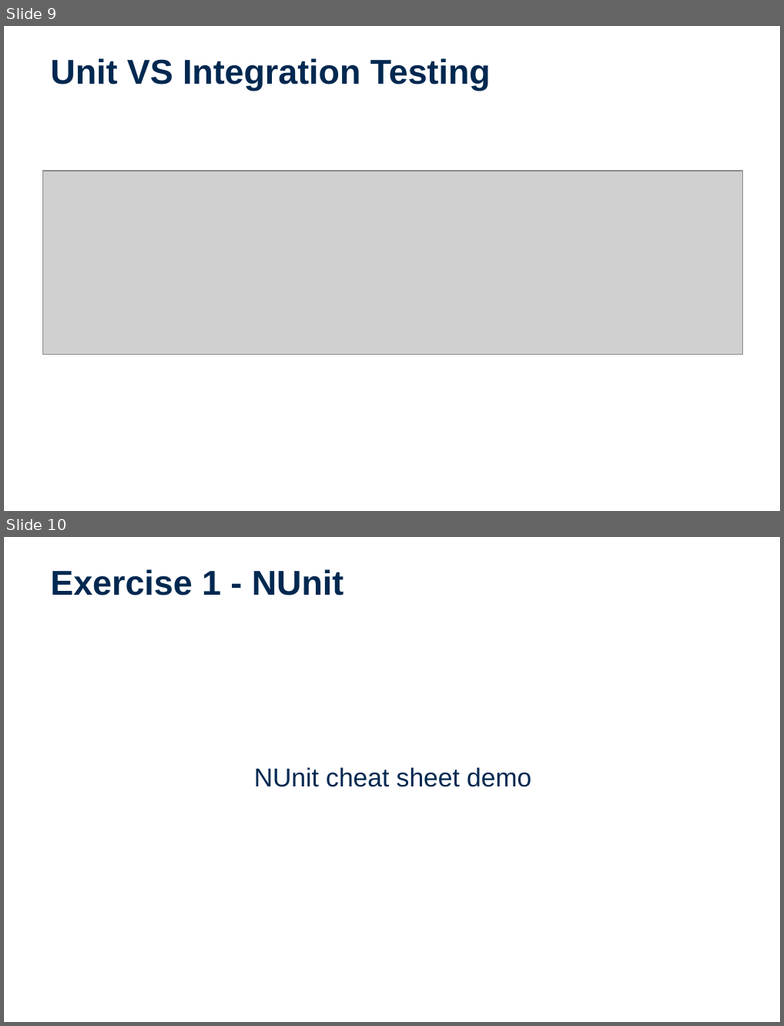
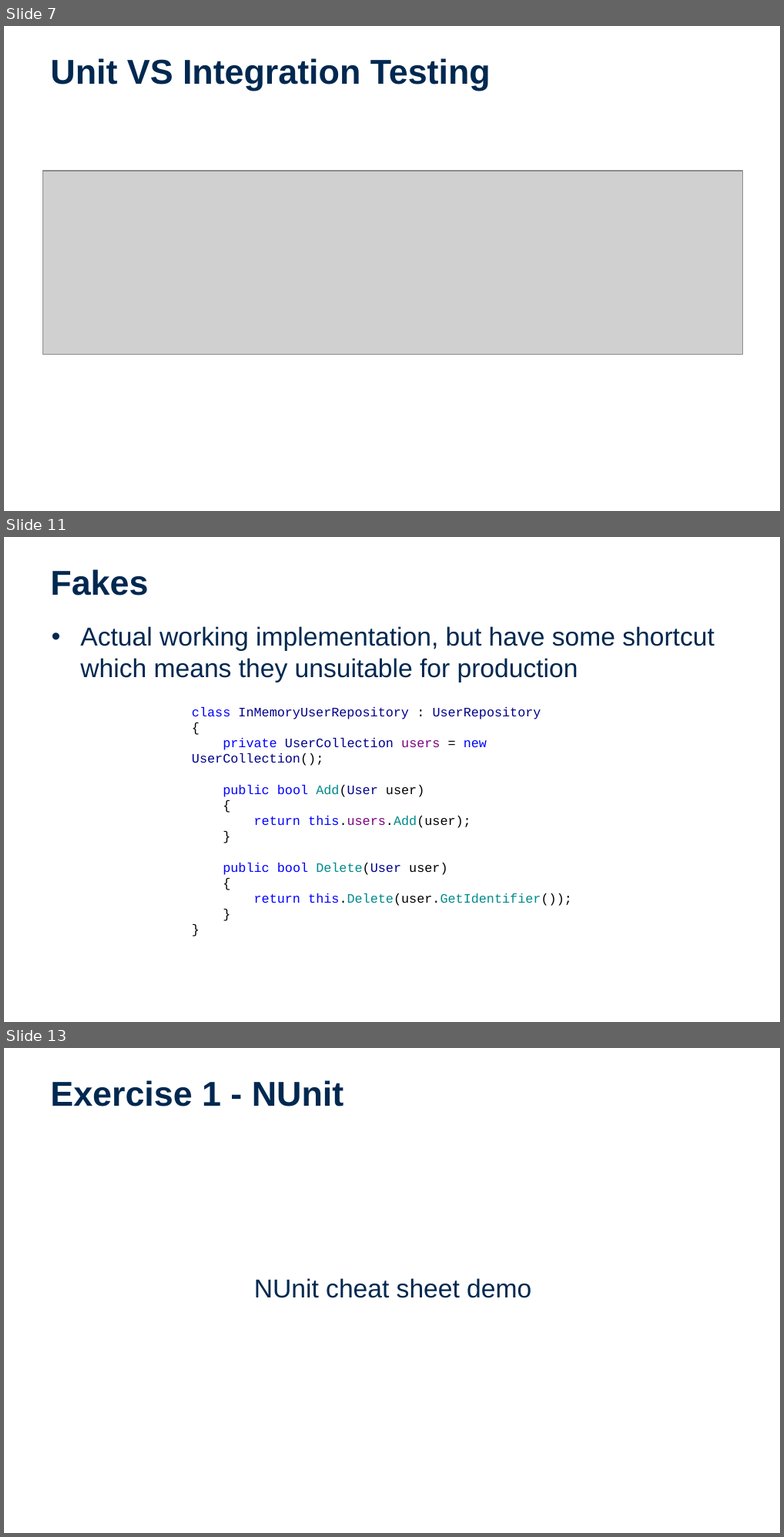
Before and after one commit to EntelectCodeDojo/Testing, a slide deck: CodeDojo-UnitTesting.pptx. Shown one above the other, each under a label of ours: slides 9 and 10 before the commit, slides 7, 11 and 13 after it; the slides between them are not shown. The pictures are 784x1026 and 784x1537 pixels, drawn with LibreOffice and Linux fonts; fonts in the diff are those of the drawing; grey boxes stand for pictures; background and template pictures are left out. Boxes give left, top, right and bottom in pixels: in the first picture for what was removed or moved away, otherwise in the second. Text is boxed around its words. In the diff, an @@ line names an element or a change of style, - is before the commit and + after.

```diff
--- a/CodeDojo-UnitTesting.pptx
+++ b/CodeDojo-UnitTesting.pptx
@@ slide 11 added at box(4, 537, 780, 1022), background #FFFFFF @@
@@ title added at box(50, 569, 148, 596), 32 pt, text #002850, bold @@
+Fakes
@@ text added at box(80, 626, 714, 683), 24 pt, text #002850 @@
+• Actual working implementation, but have some shortcut which means they unsuitable for production
@@ text added at box(192, 707, 572, 906), 12 pt, text #00008B @@
+class InMemoryUserRepository : UserRepository
+{
+private UserCollection users = new UserCollection();
+public bool Add(User user)
+{
+return this.users.Add(user);
+}
+public bool Delete(User user)
+{
+return this.Delete(user.GetIdentifier());
+}
+}
@@ what was slide 9 is now slide 7 @@
@@ what was slide 10 is now slide 13 @@
```
Also in this commit, not shown: 4 slides changed, 4 other slides added, 2 slides removed.
